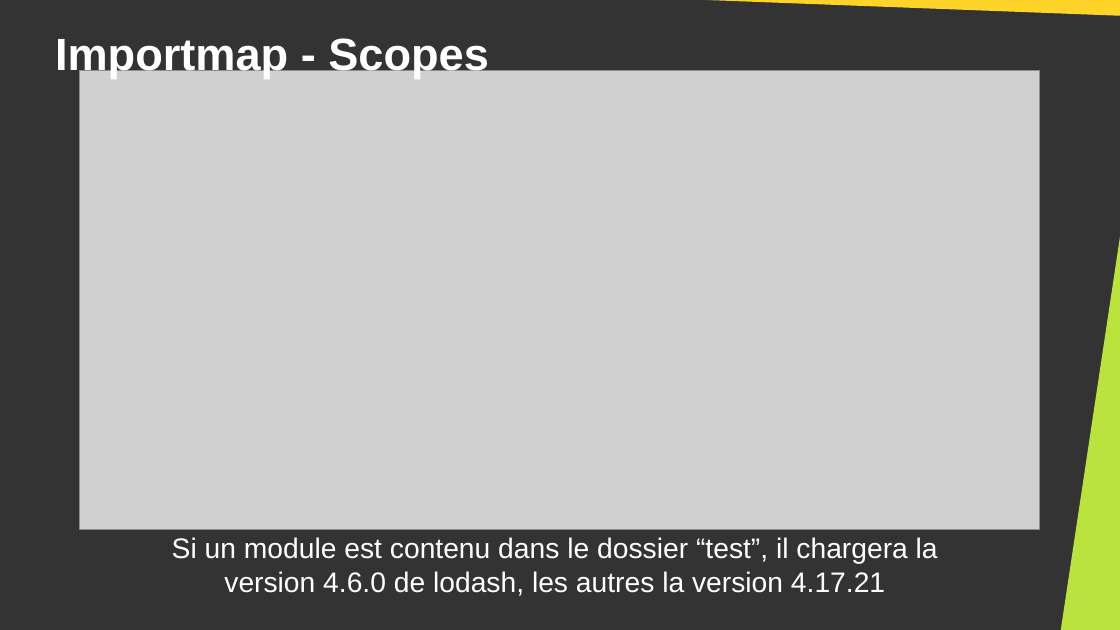
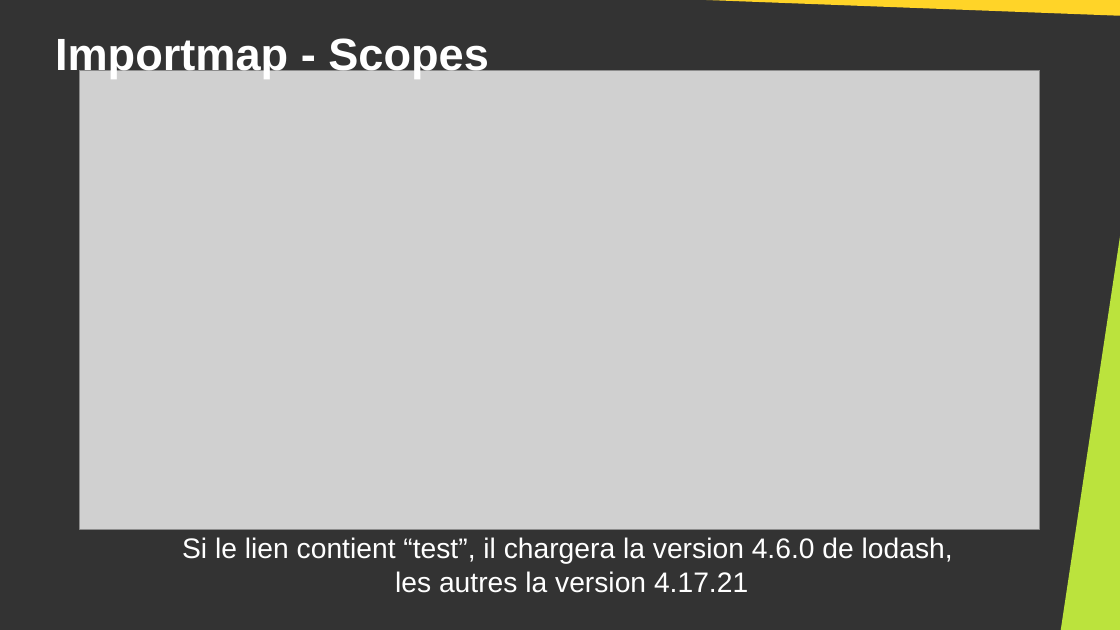
Before and after one commit to DanYellow/cours, a slide deck: slide 17 of developpement-web-et-dispositif-interactif-s6/travaux-pratiques/numero-3/presentation.odp (slide 14 before the commit). Drawn at 1120x630 pixels with LibreOffice and Linux fonts; fonts in the diff are those of the drawing; grey boxes stand for pictures. Boxes give left, top, right and bottom in pixels: in the first picture for what was removed or moved away, otherwise in the second. Text is boxed around its words. In the diff, an @@ line names an element or a change of style, - is before the commit and + after.

```diff
--- a/developpement-web-et-dispositif-interactif-s6/travaux-pratiques/numero-3/presentation.odp
+++ b/developpement-web-et-dispositif-interactif-s6/travaux-pratiques/numero-3/presentation.odp
@@ text at (182,537,953,593): text changed @@
-Si un module est contenu dans le dossier “test”, il chargera la version 4.6.0 de lodash, les autres la version 4.17.21
+Si le lien contient “test”, il chargera la version 4.6.0 de lodash,
+les autres la version 4.17.21
```
Also in this commit, not shown: 8 other slides changed, 4 slides added, 1 other file.
